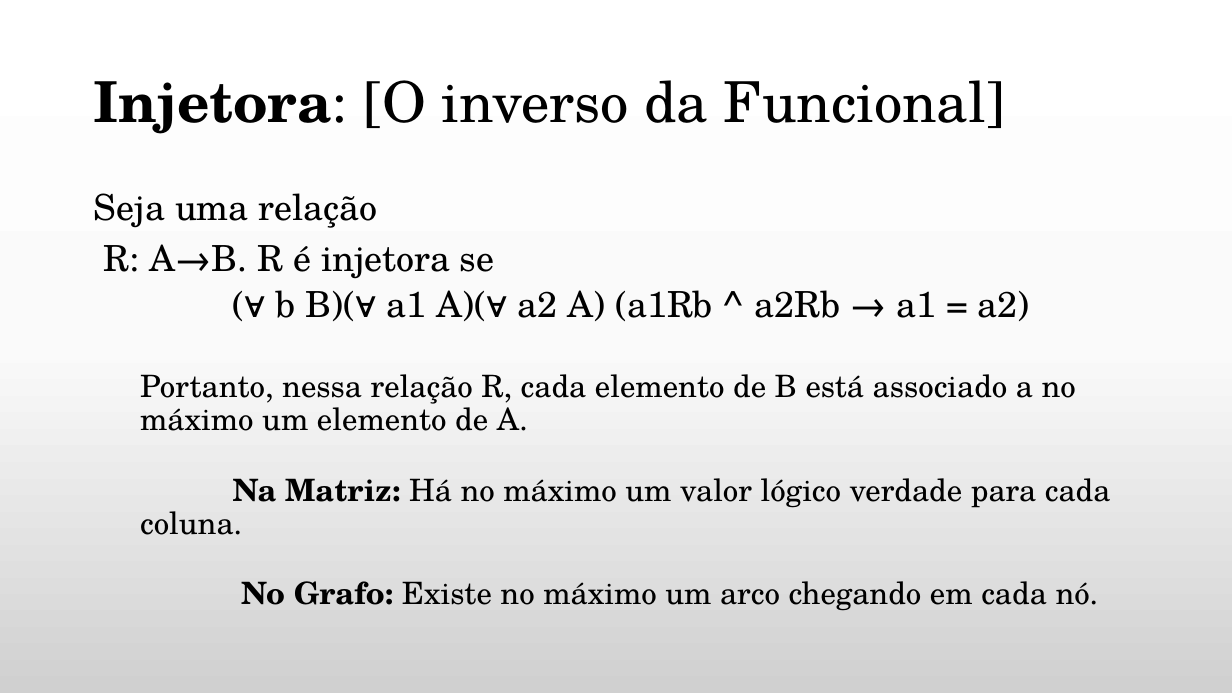
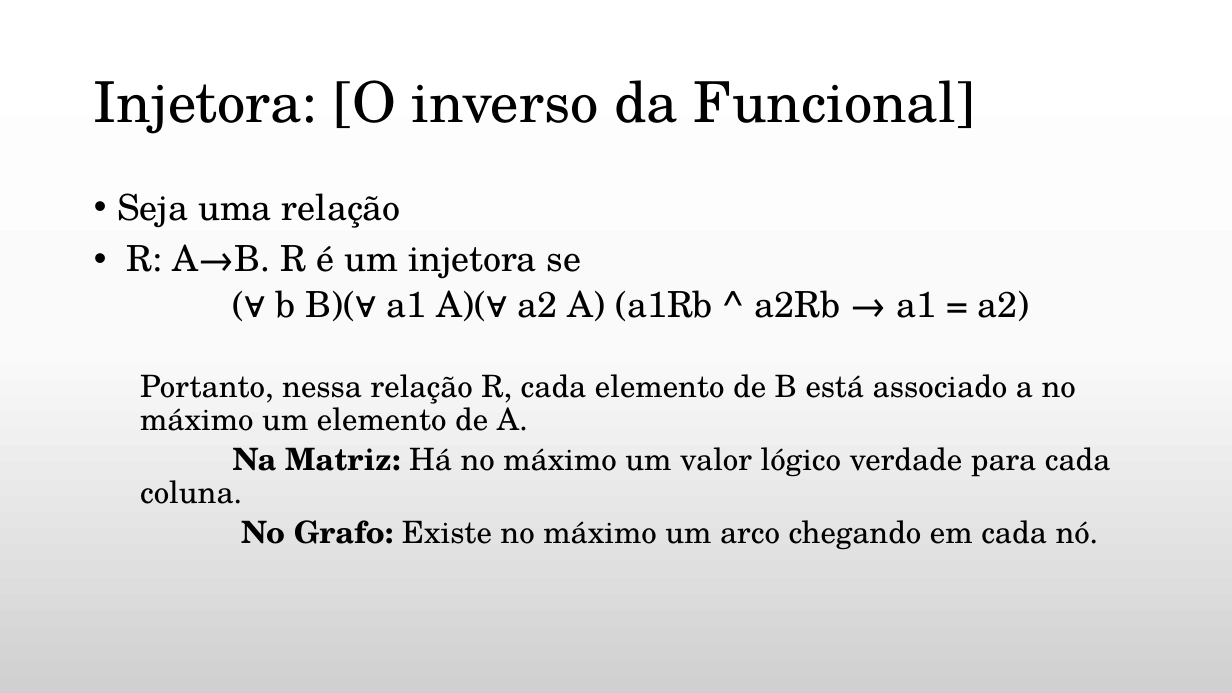
Before and after one commit to daniellygj/Fatec, a slide deck: slide 13 of 1º semestre/Revisões by danny/Revisão de Matemática Discreta.pptx. Drawn at 1232x693 pixels with LibreOffice and Linux fonts; fonts in the diff are those of the drawing; background and template pictures are left out. Boxes give left, top, right and bottom in pixels: in the first picture for what was removed or moved away, otherwise in the second. Text is boxed around its words. In the diff, an @@ line names an element or a change of style, - is before the commit and + after.

```diff
--- a/1º semestre/Revisões by danny/Revisão de Matemática Discreta.pptx
+++ b/1º semestre/Revisões by danny/Revisão de Matemática Discreta.pptx
@@ title "Injetora: [O inverso da Funcional]" at [94, 80, 975, 134]: bold off in "Injetora:" @@
@@ text at [117, 193, 1111, 550]: bullet none to •; less space between paragraphs @@
@@ text at [127, 244, 582, 279]: text changed @@
-R: A→B. R é injetora se
+• R: A→B. R é um injetora se
```
Also in this commit, not shown: 12 other slides changed.
